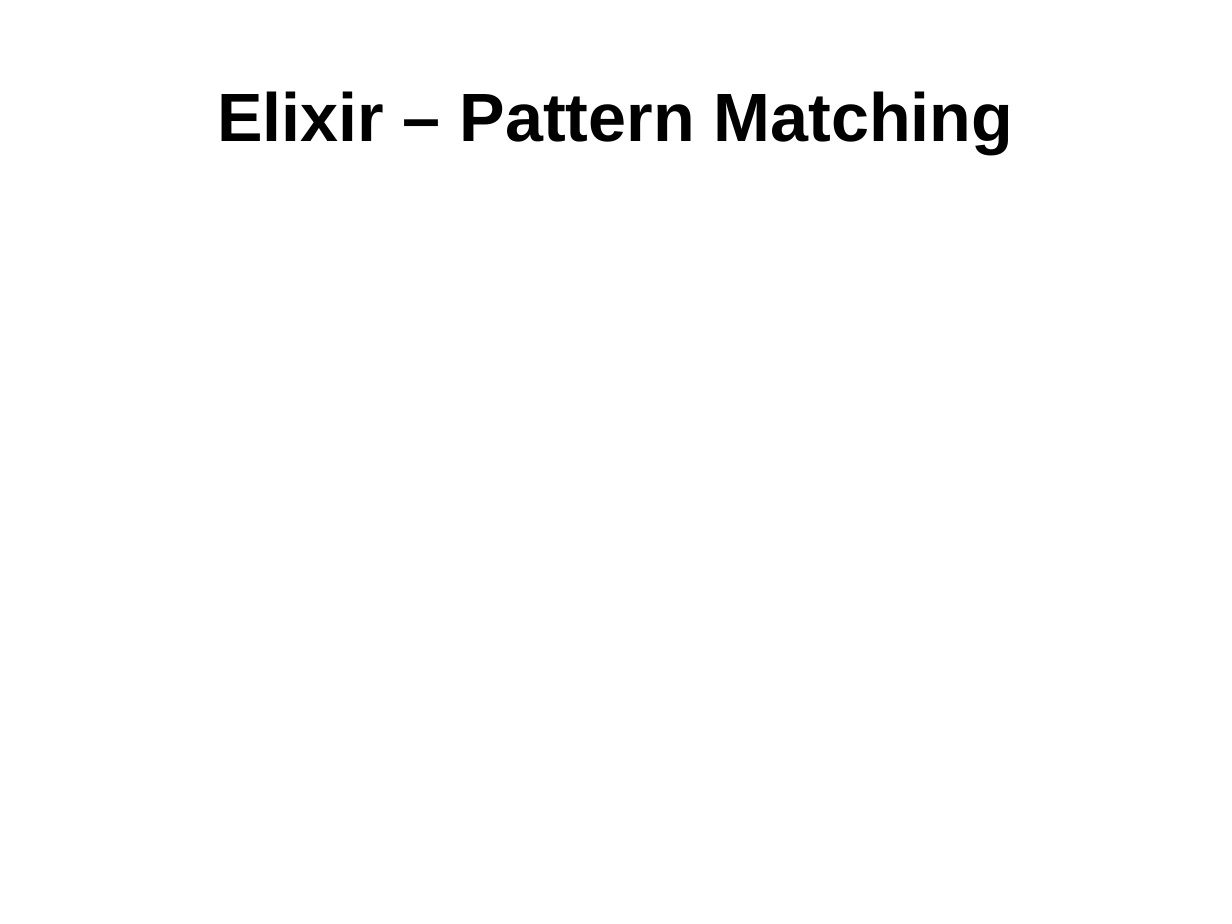
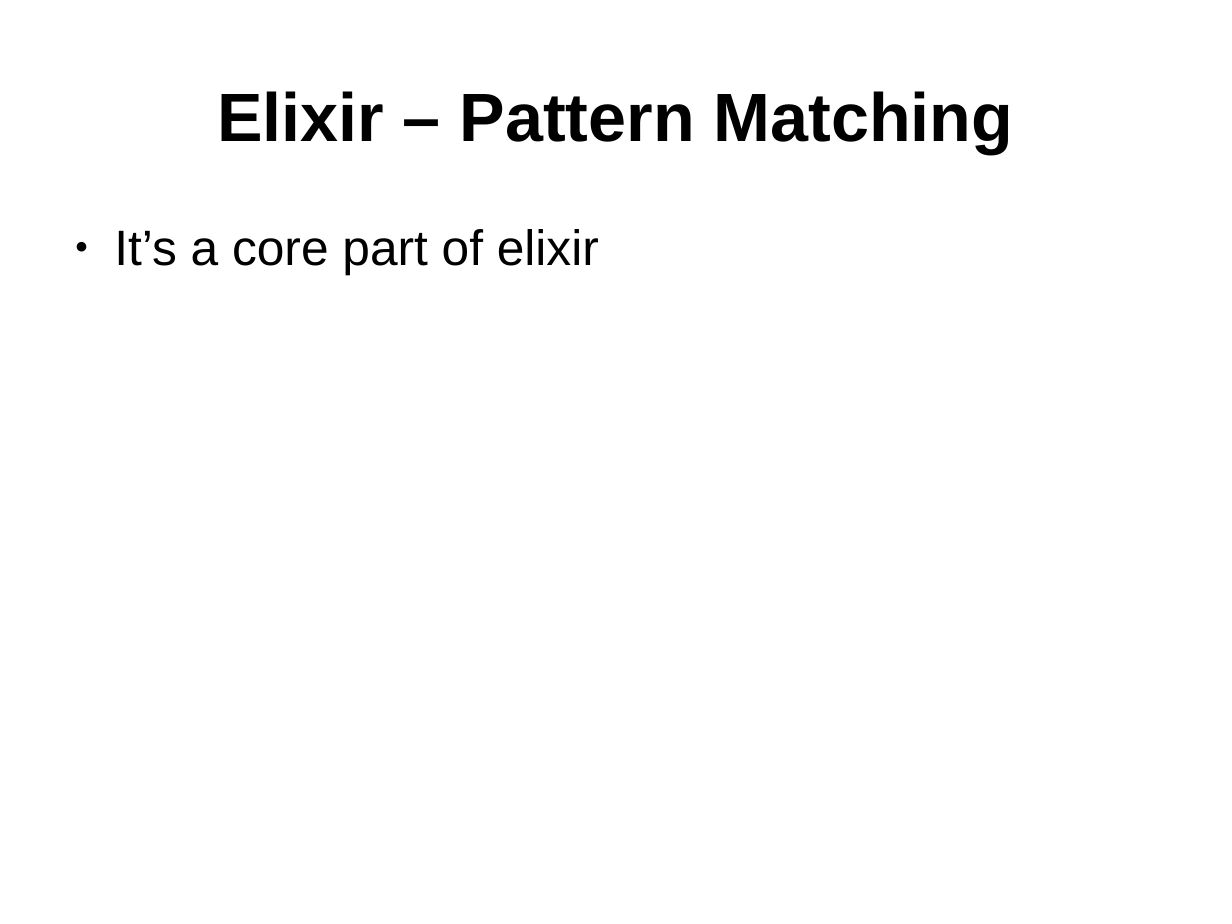
Before and after one commit to ramortegui/talks, a slide deck: slide 5 of elixir-basics.odp. Drawn at 1232x924 pixels with LibreOffice and Linux fonts; fonts in the diff are those of the drawing. Boxes give left, top, right and bottom in pixels: in the first picture for what was removed or moved away, otherwise in the second. Text is boxed around its words. In the diff, an @@ line names an element or a change of style, - is before the commit and + after.

```diff
--- a/elixir-basics.odp
+++ b/elixir-basics.odp
@@ text added at box(114, 229, 599, 275), 32 pt, text #000000 @@
+● It’s a core part of elixir
```
Also in this commit, not shown: 1 other slide changed, 3 slides added, 2 slides removed.
